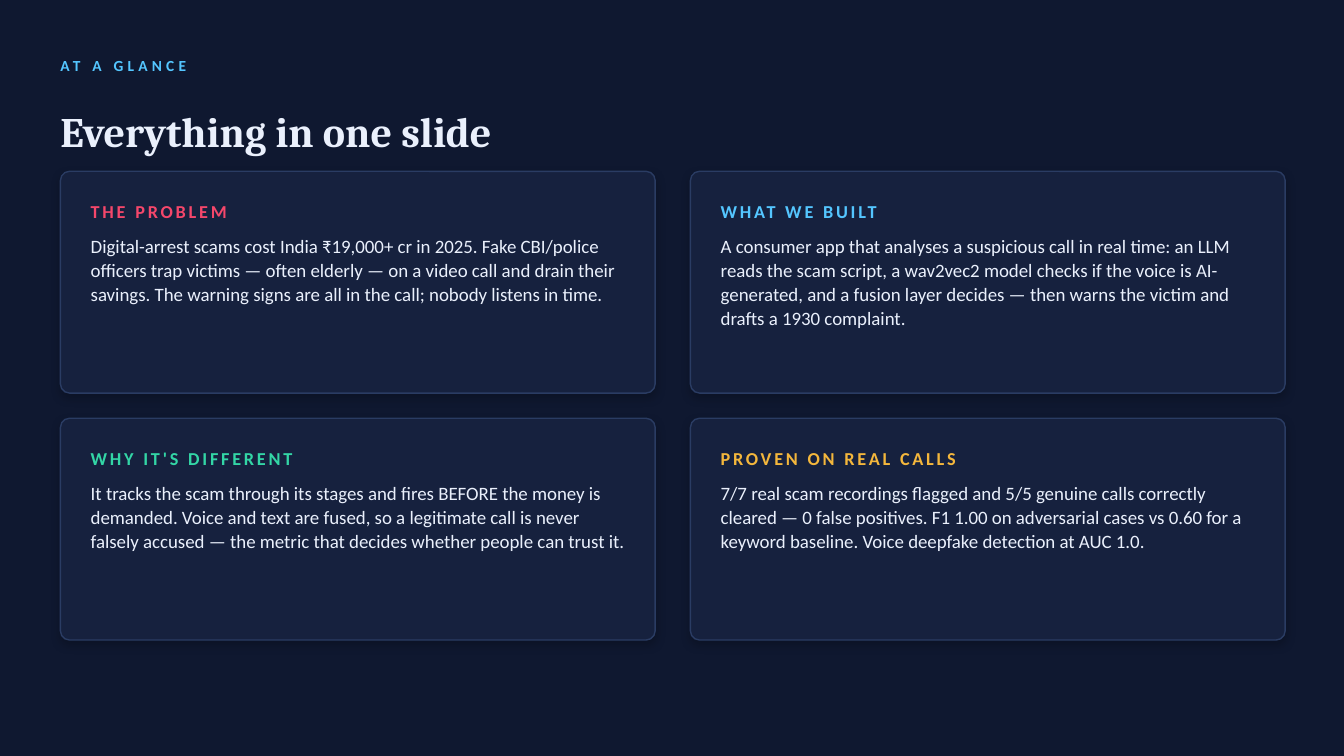
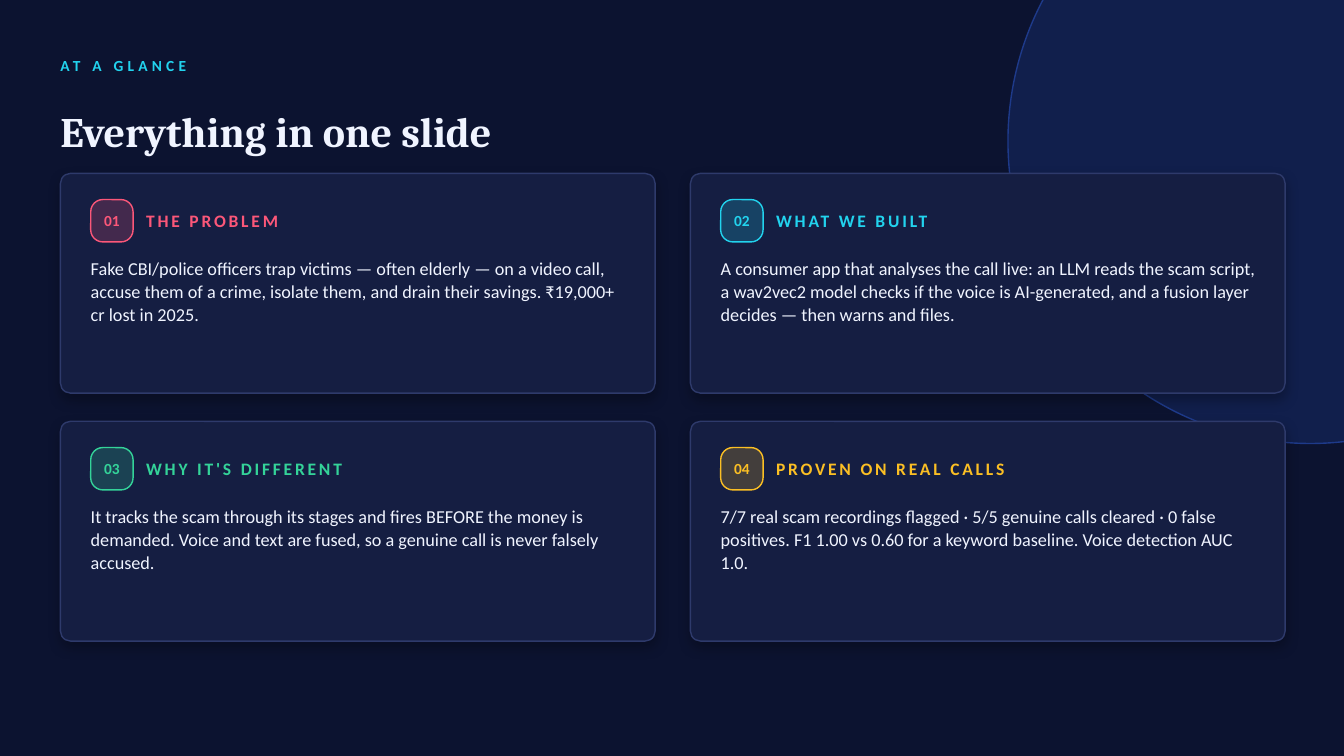
Before and after one commit to chhaya-22/fraudshield, a slide deck: slide 2 of docs/FraudShield_Deck.pptx. Drawn at 1344x756 pixels with LibreOffice and Linux fonts; fonts in the diff are those of the drawing. Boxes give left, top, right and bottom in pixels: in the first picture for what was removed or moved away, otherwise in the second. Text is boxed around its words. In the diff, an @@ line names an element or a change of style, - is before the commit and + after.

```diff
--- a/docs/FraudShield_Deck.pptx
+++ b/docs/FraudShield_Deck.pptx
@@ background #0F1830 to #0C1330 @@
@@ ellipse added at (x1=1008, y1=0, x2=1344, y2=444), fill #1E3A8A at 32% opacity, outline #1E3A8A 1 pt @@
@@ text "AT A GLANCE" at (x1=60, y1=61, x2=101, y2=71): text colour #54C6FF to #22D3EE @@
@@ text "Everything in one slide" at (x1=60, y1=118, x2=491, y2=157): text colour #EAF0FC to #F0F4FF @@
@@ rounded rectangle moved from (x1=60, y1=418, x2=655, y2=640) to (x1=691, y1=173, x2=1286, y2=393) @@
@@ rounded rectangle removed at (x1=691, y1=171, x2=1286, y2=393) @@
@@ rounded rectangle added at (x1=91, y1=200, x2=133, y2=242), fill #FB5779 at 20% opacity, outline #FB5779 1 pt @@
@@ text "THE PROBLEM" moved from (x1=91, y1=206, x2=226, y2=218) to (x1=146, y1=215, x2=278, y2=227) @@
@@ text "THE PROBLEM" at (x1=146, y1=215, x2=278, y2=227): size 13 to 12.5 pt, text colour #F5476B to #FB5779 @@
@@ rounded rectangle added at (x1=721, y1=200, x2=763, y2=242), fill #22D3EE at 20% opacity, outline #22D3EE 1 pt @@
@@ text "WHAT WE BUILT" moved from (x1=721, y1=194, x2=1255, y2=229) to (x1=776, y1=202, x2=1260, y2=240) @@
@@ text "WHAT WE BUILT" at (x1=776, y1=202, x2=1260, y2=240): size 13 to 12.5 pt, text colour #54C6FF to #22D3EE @@
@@ text added at (x1=104, y1=216, x2=120, y2=226), 11 pt, text #FB5779, bold @@
+01
@@ text added at (x1=734, y1=216, x2=750, y2=226), 11 pt, text #22D3EE, bold @@
+02
@@ text at (x1=91, y1=262, x2=614, y2=321): text changed; size 13.5 to 13 pt; text colour #EAF0FC to #F0F4FF @@
-Digital-arrest scams cost India ₹19,000+ cr in 2025. Fake CBI/police officers trap victims — often elderly — on a video call and drain their savings. The warning signs are all in the call; nobody listens in time.
+Fake CBI/police officers trap victims — often elderly — on a video call, accuse them of a crime, isolate them, and drain their savings. ₹19,000+ cr lost in 2025.
@@ text at (x1=721, y1=262, x2=1255, y2=321): text changed; size 13.5 to 13 pt; text colour #EAF0FC to #F0F4FF @@
-A consumer app that analyses a suspicious call in real time: an LLM reads the scam script, a wav2vec2 model checks if the voice is AI-generated, and a fusion layer decides — then warns the victim and drafts a 1930 complaint.
+A consumer app that analyses the call live: an LLM reads the scam script, a wav2vec2 model checks if the voice is AI-generated, and a fusion layer decides — then warns and files.
@@ rounded rectangle added at (x1=60, y1=421, x2=655, y2=641), fill #151E42, outline #2E3A6B 1 pt @@
@@ rounded rectangle added at (x1=91, y1=448, x2=133, y2=490), fill #34D399 at 20% opacity, outline #34D399 1 pt @@
@@ fill #16213E to #151E42; outline #2A3C63 1 pt to #2E3A6B 1 pt; shadow changed; proportions changed in 3 elements at (x1=691, y1=173, x2=1286, y2=393), (x1=60, y1=173, x2=655, y2=393), (x1=691, y1=421, x2=1286, y2=641) @@
@@ rounded rectangle added at (x1=721, y1=448, x2=763, y2=490), fill #FBBF24 at 20% opacity, outline #FBBF24 1 pt @@
@@ text added at (x1=104, y1=464, x2=120, y2=474), 11 pt, text #34D399, bold @@
+03
@@ text "WHY IT'S DIFFERENT" moved from (x1=91, y1=452, x2=292, y2=465) to (x1=146, y1=463, x2=342, y2=475) @@
@@ text "WHY IT'S DIFFERENT" at (x1=146, y1=463, x2=342, y2=475): size 13 to 12.5 pt, text colour #33D6A6 to #34D399 @@
@@ text added at (x1=734, y1=464, x2=750, y2=474), 11 pt, text #FBBF24, bold @@
+04
@@ text "PROVEN ON REAL CALLS" moved from (x1=721, y1=453, x2=956, y2=465) to (x1=776, y1=463, x2=1004, y2=475) @@
@@ text "PROVEN ON REAL CALLS" at (x1=776, y1=463, x2=1004, y2=475): size 13 to 12.5 pt, text colour #F4B73C to #FBBF24 @@
@@ text at (x1=91, y1=510, x2=599, y2=569): text changed; size 13.5 to 13 pt; text colour #EAF0FC to #F0F4FF @@
-It tracks the scam through its stages and fires BEFORE the money is demanded. Voice and text are fused, so a legitimate call is never falsely accused — the metric that decides whether people can trust it.
+It tracks the scam through its stages and fires BEFORE the money is demanded. Voice and text are fused, so a genuine call is never falsely accused.
@@ text at (x1=721, y1=510, x2=1233, y2=569): text changed; size 13.5 to 13 pt; text colour #EAF0FC to #F0F4FF @@
-7/7 real scam recordings flagged and 5/5 genuine calls correctly cleared — 0 false positives. F1 1.00 on adversarial cases vs 0.60 for a keyword baseline. Voice deepfake detection at AUC 1.0.
+7/7 real scam recordings flagged · 5/5 genuine calls cleared · 0 false positives. F1 1.00 vs 0.60 for a keyword baseline. Voice detection AUC 1.0.
```
Also in this commit, not shown: 9 other slides changed, 2 slides added, 2 slides removed.
